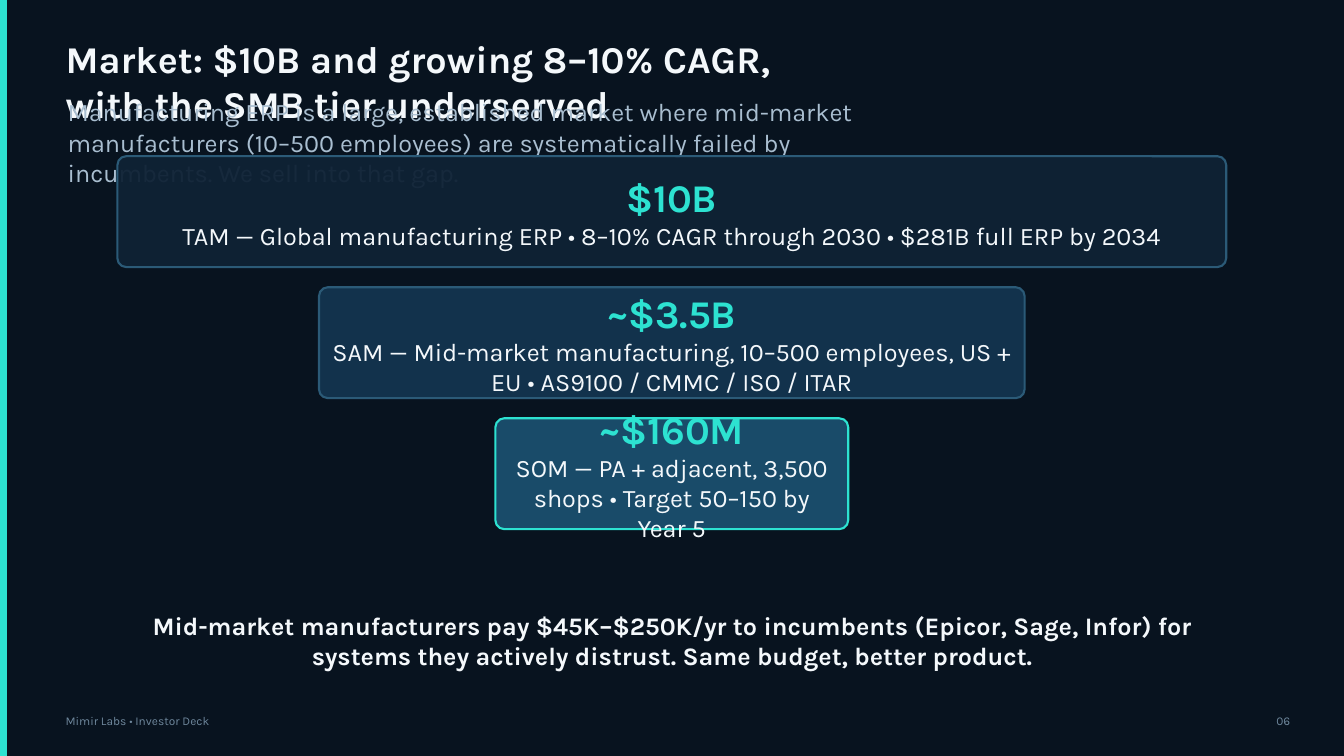
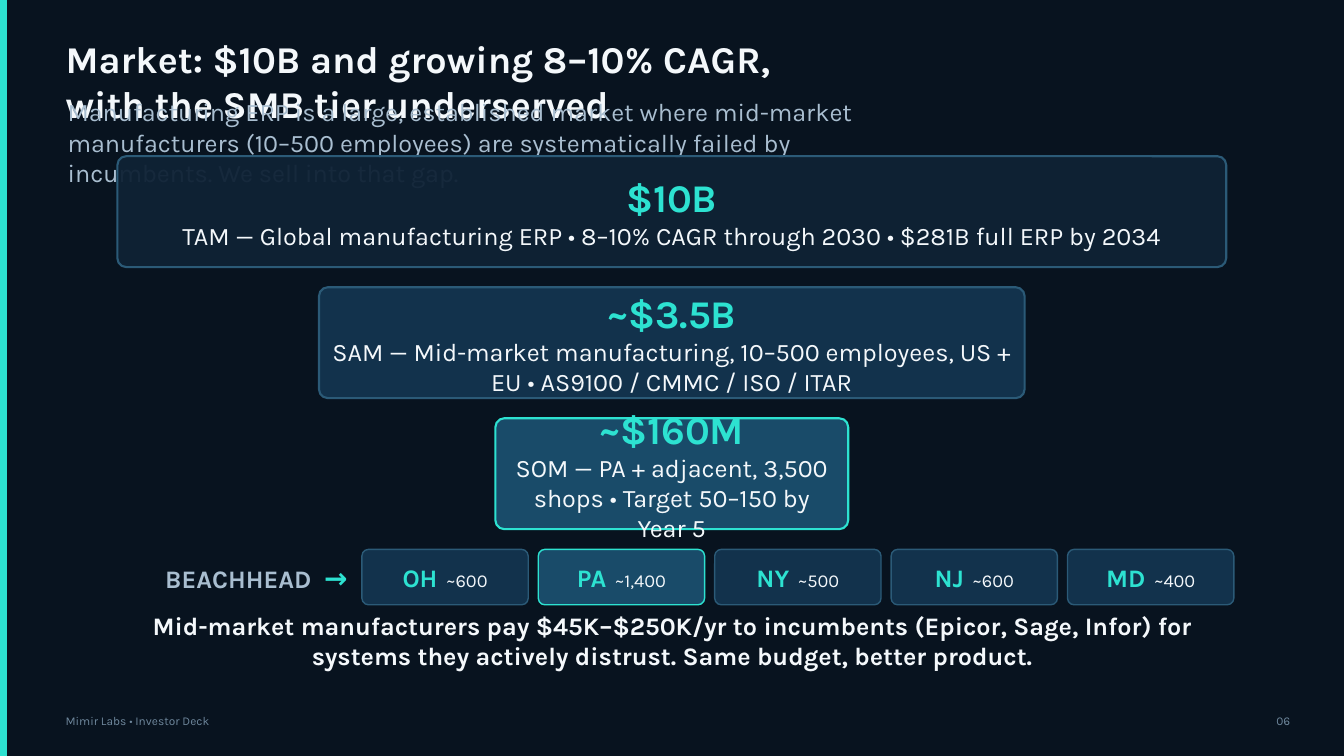
Before and after one commit to Mimir-Labs-LLC/docs, a slide deck: slide 6 of business/btfp/mimir_labs_investor_deck_rewrite_clean.pptx. Drawn at 1344x756 pixels with LibreOffice and Linux fonts; fonts in the diff are those of the drawing. Boxes give left, top, right and bottom in pixels: in the first picture for what was removed or moved away, otherwise in the second. Text is boxed around its words. In the diff, an @@ line names an element or a change of style, - is before the commit and + after.

```diff
--- a/business/btfp/mimir_labs_investor_deck_rewrite_clean.pptx
+++ b/business/btfp/mimir_labs_investor_deck_rewrite_clean.pptx
@@ rounded rectangle added at box(362, 549, 528, 605), fill #13344F at 95% opacity, outline #2B5A77 1 pt, 13 pt, text #F4F8FB @@
+OH ~600
@@ rounded rectangle added at box(538, 549, 705, 605), fill #1A4F6E at 95% opacity, outline #2DE2D1 1 pt, 13 pt, text #F4F8FB @@
+PA ~1,400
@@ rounded rectangle added at box(715, 549, 881, 605), fill #13344F at 95% opacity, outline #2B5A77 1 pt, 13 pt, text #F4F8FB @@
+NY ~500
@@ rounded rectangle added at box(891, 549, 1058, 605), fill #13344F at 95% opacity, outline #2B5A77 1 pt, 13 pt, text #F4F8FB @@
+NJ ~600
@@ rounded rectangle added at box(1068, 549, 1234, 605), fill #13344F at 95% opacity, outline #2B5A77 1 pt, 13 pt, text #F4F8FB @@
+MD ~400
@@ text added at box(165, 571, 311, 589), 18 pt, text #A9BED0, bold @@
+BEACHHEAD →
```
Also in this commit, not shown: 1 other slide changed.
